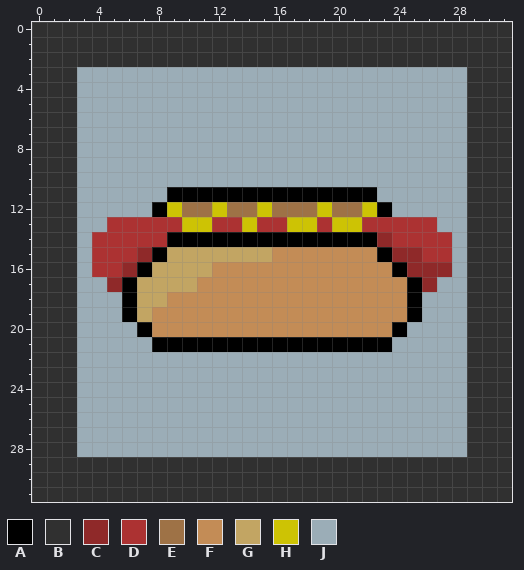
Two versions of one pixel-art sprite, Sprites/UI/button_feed.png. The picture above was drawn from the file before the commit.
The file is 32x32 pixels.
Palette (. is transparent): A #000000  B #303030  C #8f2929  D #ac3232  E #9e7246  F #c38c56  G #c2a563  H #cdc304  J #9badb7
The result:
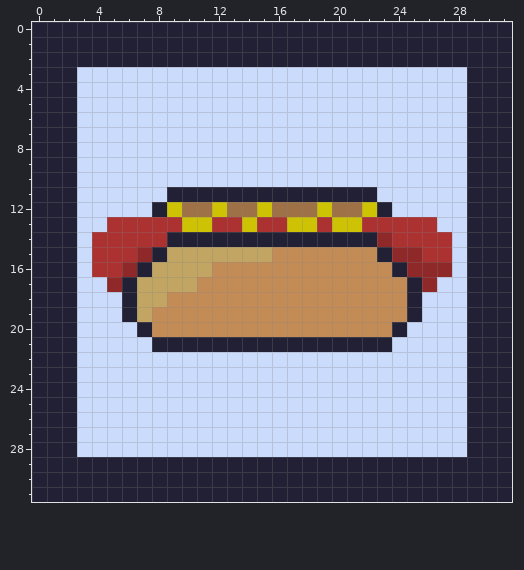
Author's note on the commit: cuppa buttons ahsdhfhasdhfsda
The edit:
colour B: #303030 -> #222034
colour J: #9badb7 -> #cbdbfc
Changed rows in their new state; - is a pixel that keeps its letter.
first column x 6:
11 ---BBBBBBBBBBBBBB---
12 --B--------------B--
14 ---BBBBBBBBBBBBBB---
15 --B--------------B--
16 -B----------------B-
17 B------------------B
18 B------------------B
19 B------------------B
20 -B----------------B-
21 --BBBBBBBBBBBBBBBB--
